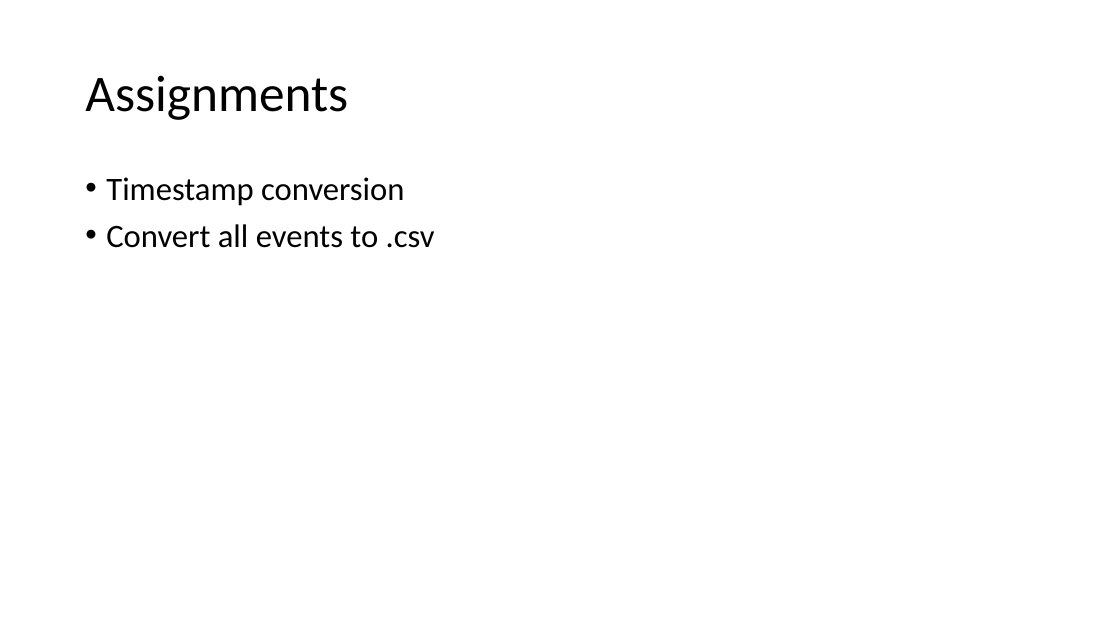
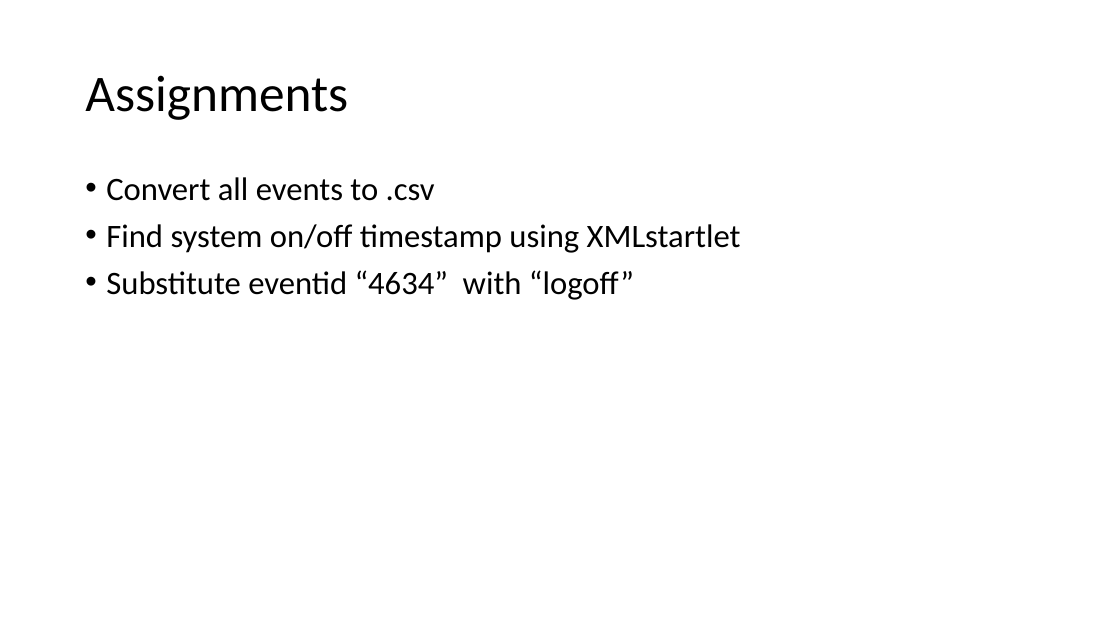
Before and after one commit to frankwxu/digital-forensics-lab, a slide deck: slide 49 of NIST_Data_Leakage_Case/NIST_Data_Leakage_02._WinEvt_XML.pptx (slide 48 before the commit). Drawn at 1120x630 pixels with LibreOffice and Linux fonts; fonts in the diff are those of the drawing; background and template pictures are left out. Boxes give left, top, right and bottom in pixels: in the first picture for what was removed or moved away, otherwise in the second. Text is boxed around its words. In the diff, an @@ line names an element or a change of style, - is before the commit and + after.

```diff
--- a/NIST_Data_Leakage_Case/NIST_Data_Leakage_02._WinEvt_XML.pptx
+++ b/NIST_Data_Leakage_Case/NIST_Data_Leakage_02._WinEvt_XML.pptx
@@ text at (x1=106, y1=177, x2=404, y2=206): paragraph removed @@
-• Timestamp conversion
@@ text at (x1=106, y1=224, x2=741, y2=300): paragraphs added @@
+• Find system on/off timestamp using XMLstartlet
+• Substitute eventid “4634” with “logoff”
```
Also in this commit, not shown: 1 other slide changed, 1 slide added, 10 other files.
